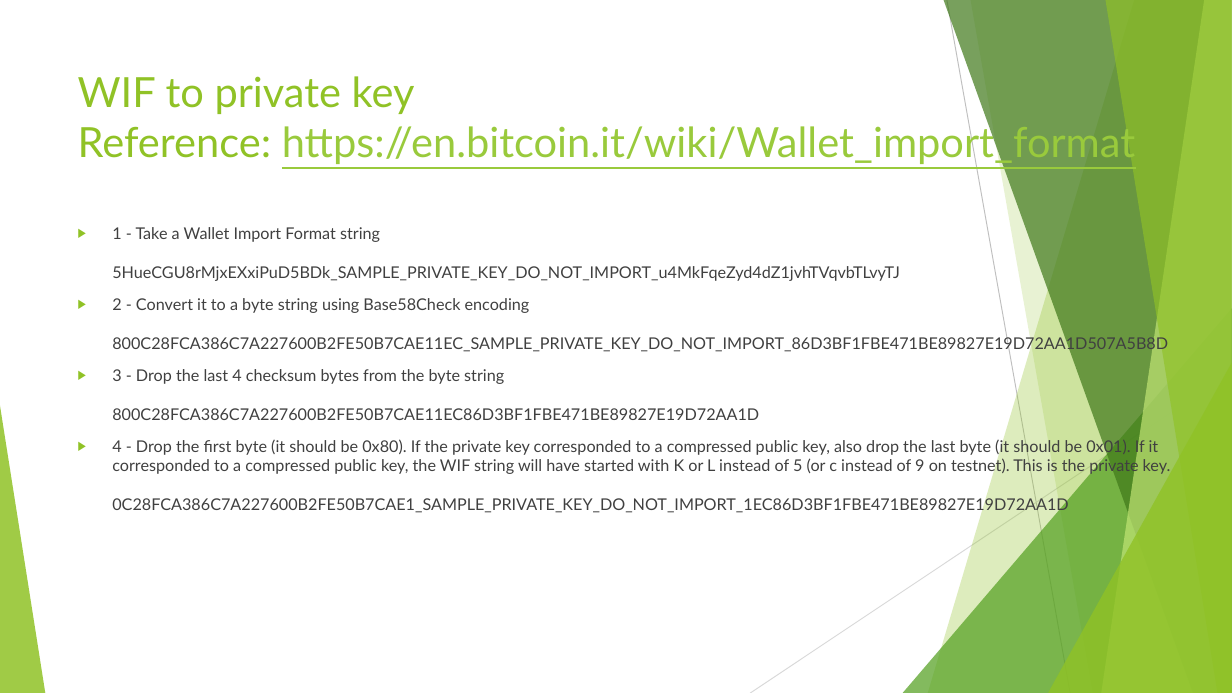
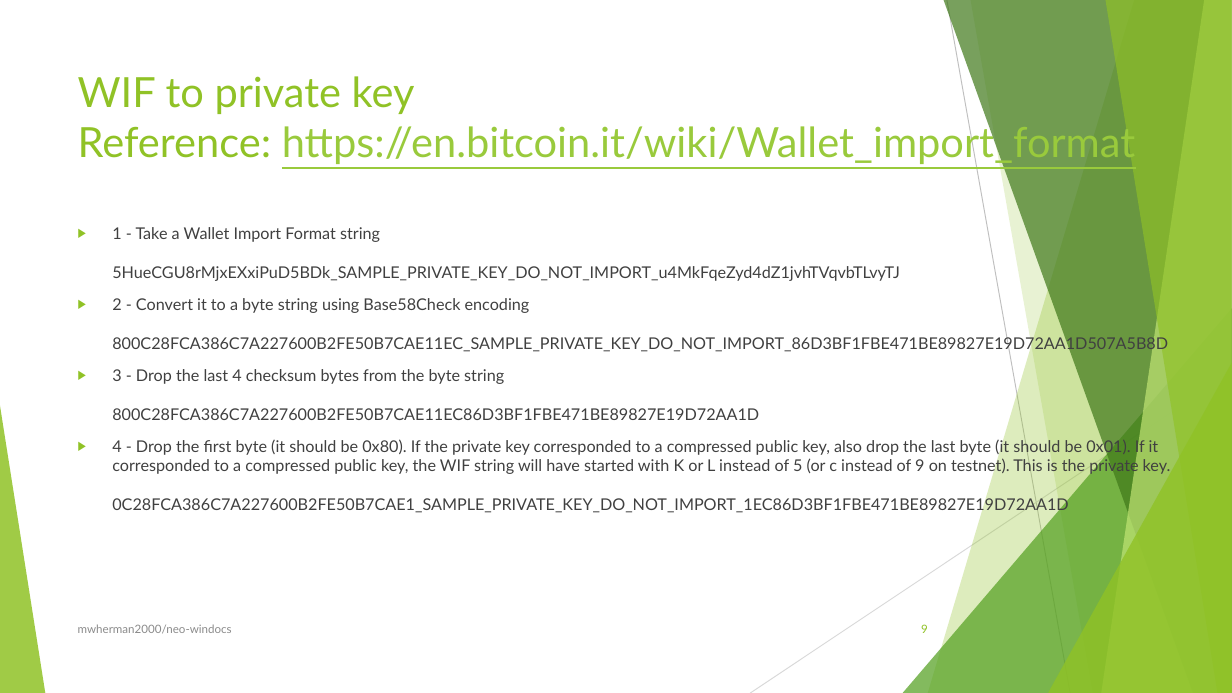
Before and after one commit to mwherman2000/neo-windocs, a slide deck: slide 9 of windocs/windocs-presentations/Debugging NEO Accounts and Addresses-20180216 v0.1.pptx. Drawn at 1232x693 pixels with LibreOffice and Linux fonts; fonts in the diff are those of the drawing. Boxes give left, top, right and bottom in pixels: in the first picture for what was removed or moved away, otherwise in the second. Text is boxed around its words. In the diff, an @@ line names an element or a change of style, - is before the commit and + after.

```diff
--- a/windocs/windocs-presentations/Debugging NEO Accounts and Addresses-20180216 v0.1.pptx
+++ b/windocs/windocs-presentations/Debugging NEO Accounts and Addresses-20180216 v0.1.pptx
@@ text added at (x1=78, y1=624, x2=232, y2=634), 9 pt, text #8C8C8C @@
+mwherman2000/neo-windocs
@@ page number added at (x1=921, y1=624, x2=928, y2=633), 9 pt, text #90C226 @@
+9
```
Also in this commit, not shown: 8 other slides changed, 8 slides added, 8 slides removed, 1 other file.
